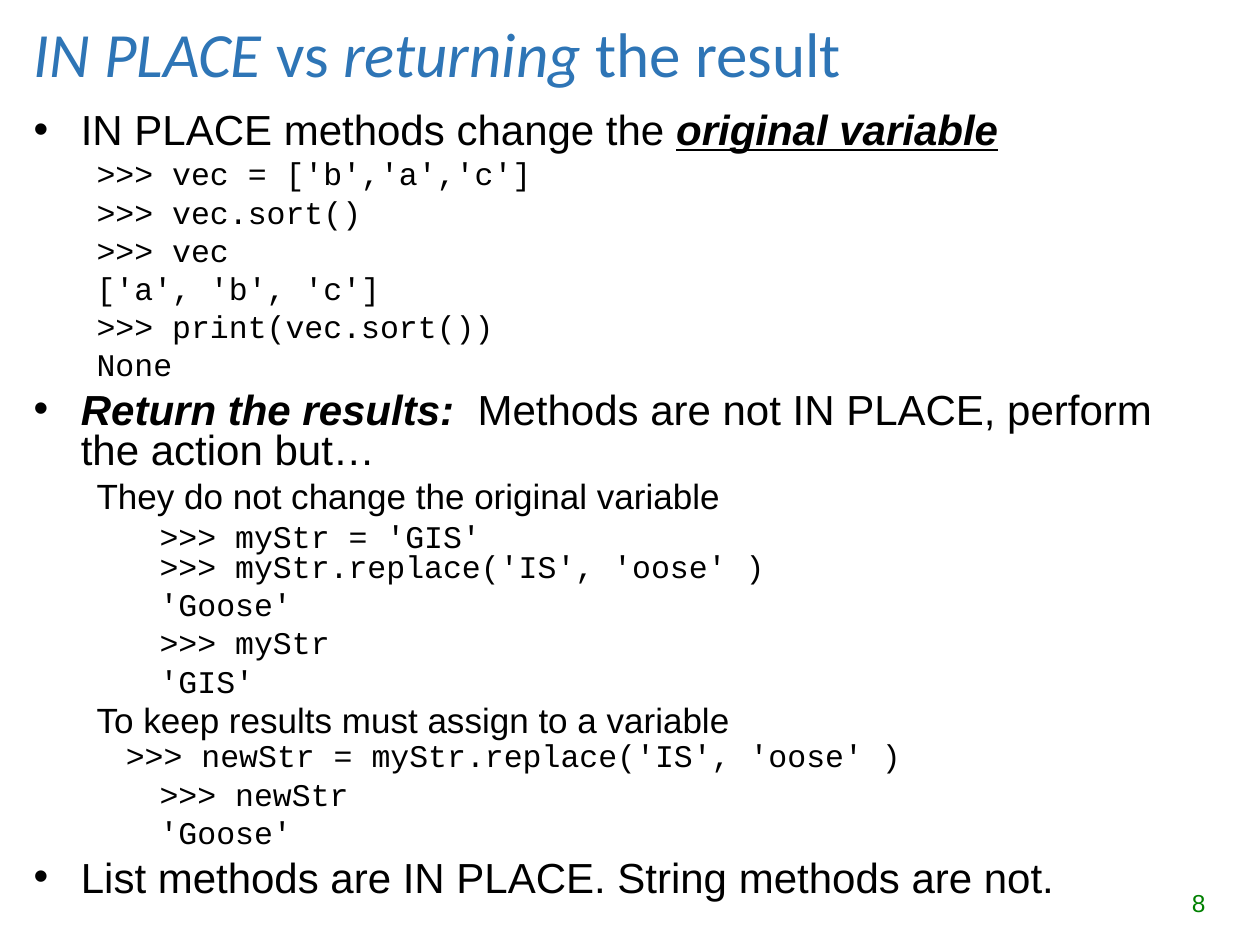
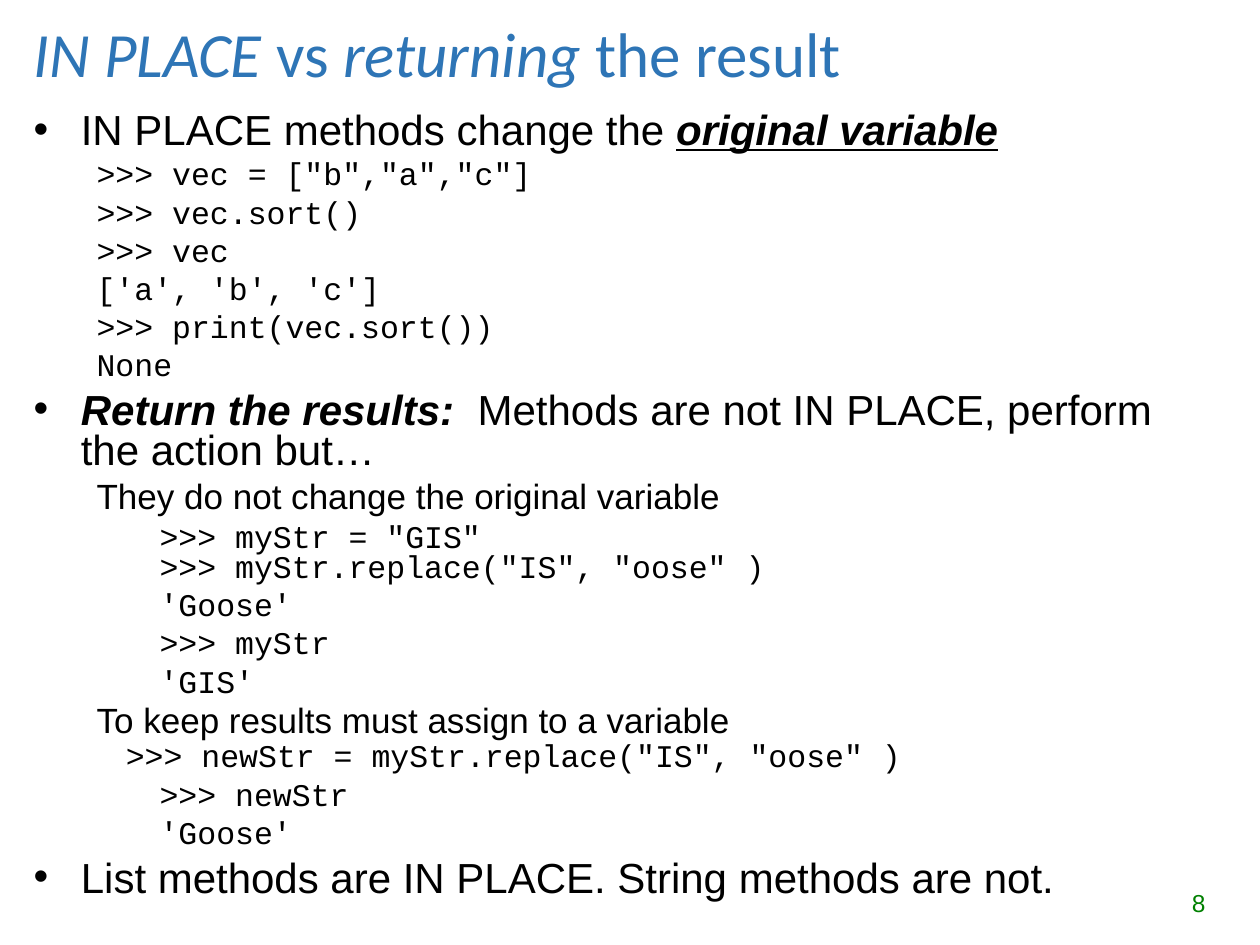
Before and after one commit to lgtateos/gis540, a slide deck: slide 8 of slides/lists_and_tuples.ppt. Drawn at 1260x945 pixels with LibreOffice and Linux fonts; fonts in the diff are those of the drawing. Boxes give left, top, right and bottom in pixels: in the first picture for what was removed or moved away, otherwise in the second. Text is boxed around its words. In the diff, an @@ line names an element or a change of style, - is before the commit and + after.

```diff
--- a/slides/lists_and_tuples.ppt
+++ b/slides/lists_and_tuples.ppt
@@ text at (172, 163, 532, 192): text changed @@
-  >>> vec = ['b','a','c']
+  >>> vec = ["b","a","c"]
@@ text at (235, 525, 726, 585): text changed @@
-    >>> myStr = 'GIS'
-    >>> myStr.replace('IS', 'oose' )
+    >>> myStr = "GIS"
+    >>> myStr.replace("IS", "oose" )
@@ text at (97, 707, 863, 774): text changed @@
-  To keep results must assign to a variable
-  >>> newStr = myStr.replace('IS', 'oose' )
+  To keep results must assign to a variable
+  >>> newStr = myStr.replace("IS", "oose" )
```
Also in this commit, not shown: 10 other slides changed.
